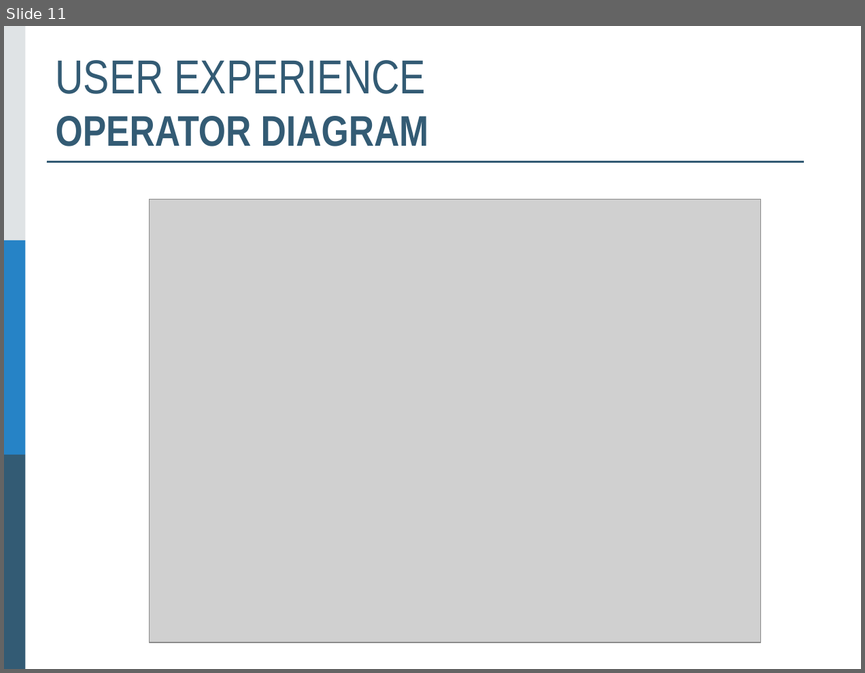
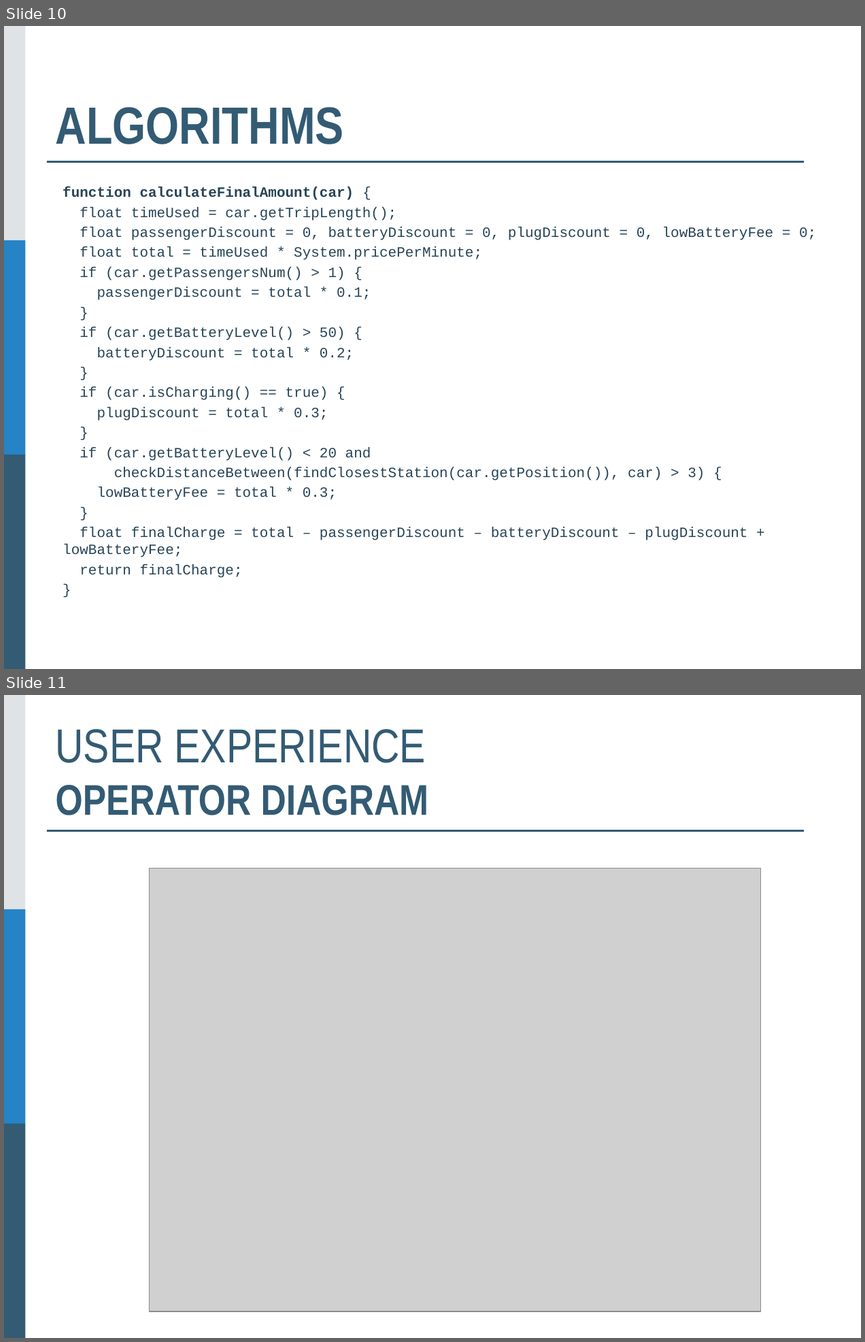
Before and after one commit to sergioCap/SE2project, a slide deck: 2_DesignDocument/presentation/SE2_DD_slides_SergioSoheil.pptx. Shown one above the other, each under a label of ours: slide 11 before the commit, slides 10 and 11 after it. The pictures are 865x673 and 865x1342 pixels, drawn with LibreOffice and Linux fonts; fonts in the diff are those of the drawing; grey boxes stand for pictures. Boxes give left, top, right and bottom in pixels: in the first picture for what was removed or moved away, otherwise in the second. Text is boxed around its words. In the diff, an @@ line names an element or a change of style, - is before the commit and + after.

Commit message:
update on slides

```diff
--- a/2_DesignDocument/presentation/SE2_DD_slides_SergioSoheil.pptx
+++ b/2_DesignDocument/presentation/SE2_DD_slides_SergioSoheil.pptx
@@ slide 10 added at (4,26,861,669), background #FFFFFF; not listed: 4 template elements that a slide beside it also shows @@
@@ title added at (56,107,344,144), 44 pt, text #335B74, bold @@
+ALGORITHMS
@@ text added at (62,186,816,577), 12 pt, text #264457 @@
+function calculateFinalAmount(car) {
+float timeUsed = car.getTripLength();
+float passengerDiscount = 0, batteryDiscount = 0, plugDiscount = 0, lowBatteryFee = 0;
+float total = timeUsed * System.pricePerMinute;
+if (car.getPassengersNum() > 1) {
+passengerDiscount = total * 0.1;
+}
+if (car.getBatteryLevel() > 50) {
+batteryDiscount = total * 0.2;
+}
+if (car.isCharging() == true) {
+plugDiscount = total * 0.3;
+}
+if (car.getBatteryLevel() < 20 and
+checkDistanceBetween(findClosestStation(car.getPosition()), car) > 3) {
+lowBatteryFee = total * 0.3;
+}
+float finalCharge = total – passengerDiscount – batteryDiscount – plugDiscount + lowBatteryFee;
+return finalCharge;
+}
```
Also in this commit, not shown: 2 slides changed, 1 slide removed, 1 other file.
